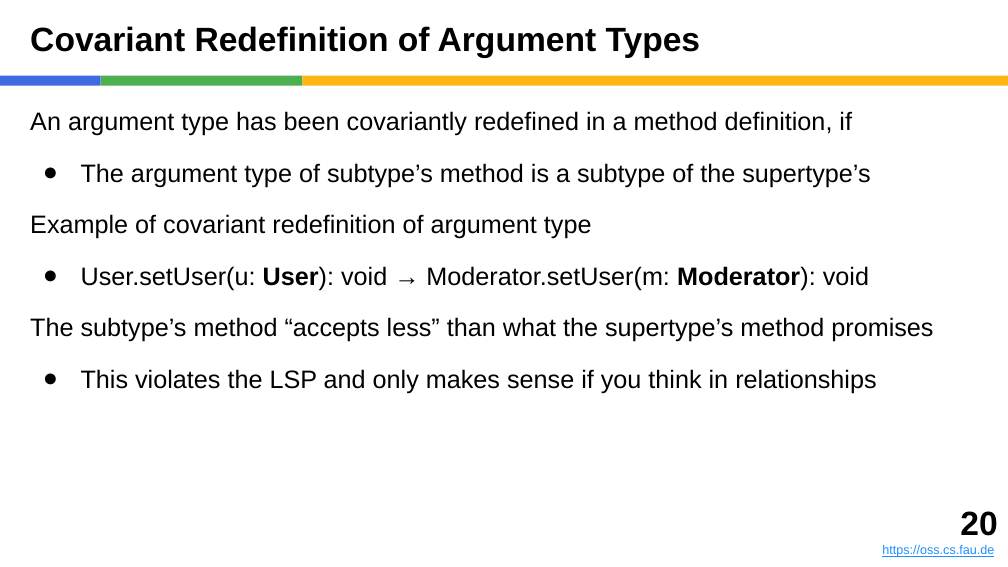
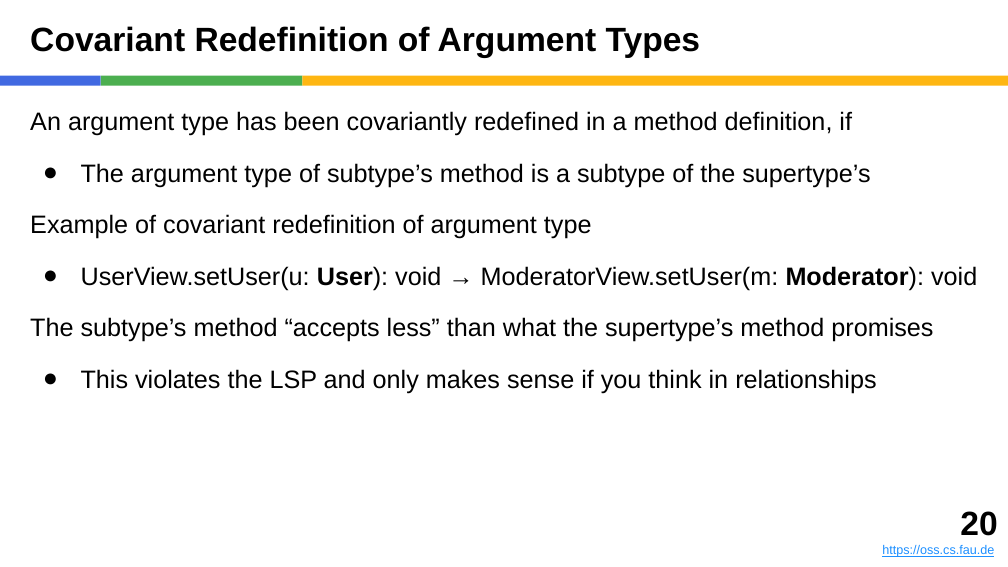
Before and after one commit to dirkriehle/adap-course, a slide deck: slide 20 of Lecture slides/ADAP B03 - Subtyping and Inheritance.pptx. Drawn at 1008x567 pixels with LibreOffice and Linux fonts; fonts in the diff are those of the drawing. Boxes give left, top, right and bottom in pixels: in the first picture for what was removed or moved away, otherwise in the second. Text is boxed around its words. In the diff, an @@ line names an element or a change of style, - is before the commit and + after.

```diff
--- a/Lecture slides/ADAP B03 - Subtyping and Inheritance.pptx
+++ b/Lecture slides/ADAP B03 - Subtyping and Inheritance.pptx
@@ text at <box>81,266,977,290</box>: text changed @@
-● User.setUser(u: User): void → Moderator.setUser(m: Moderator): void
+● UserView.setUser(u: User): void → ModeratorView.setUser(m: Moderator): void
```
Also in this commit, not shown: 1 other slide changed, 10 other files.
